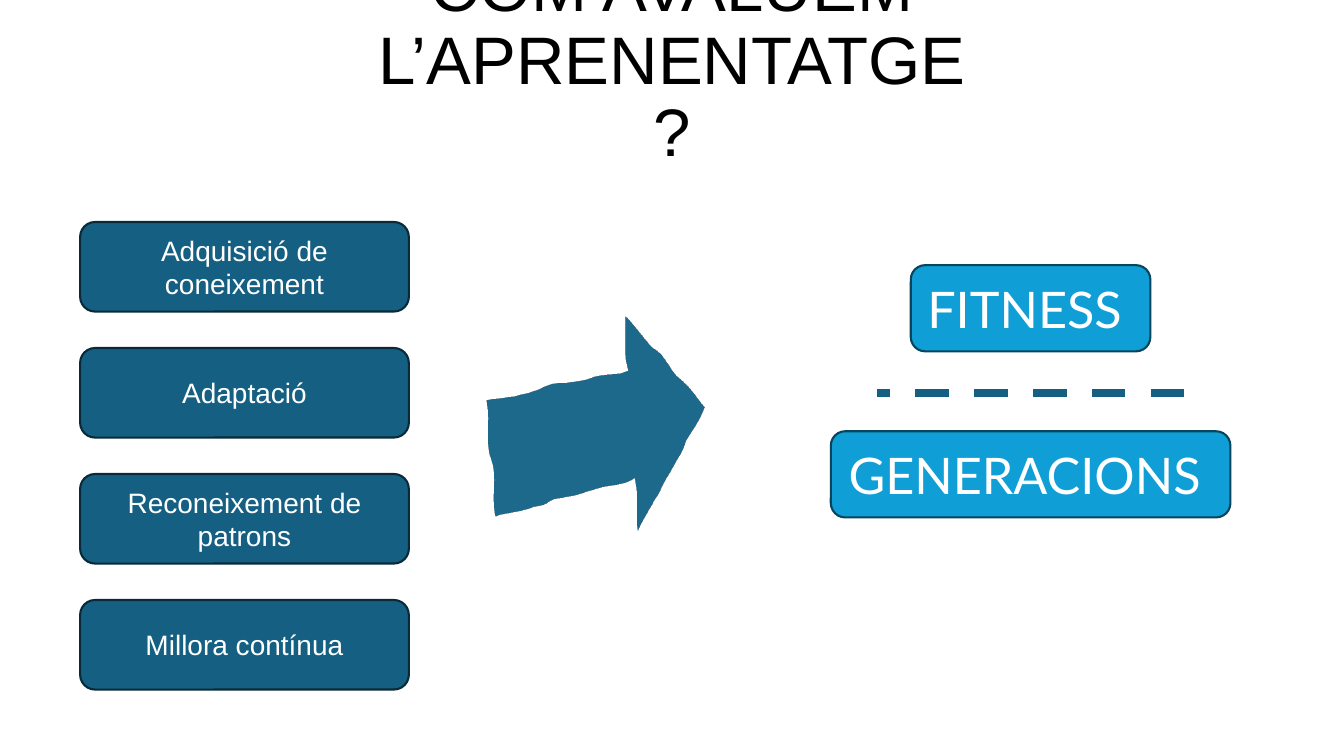
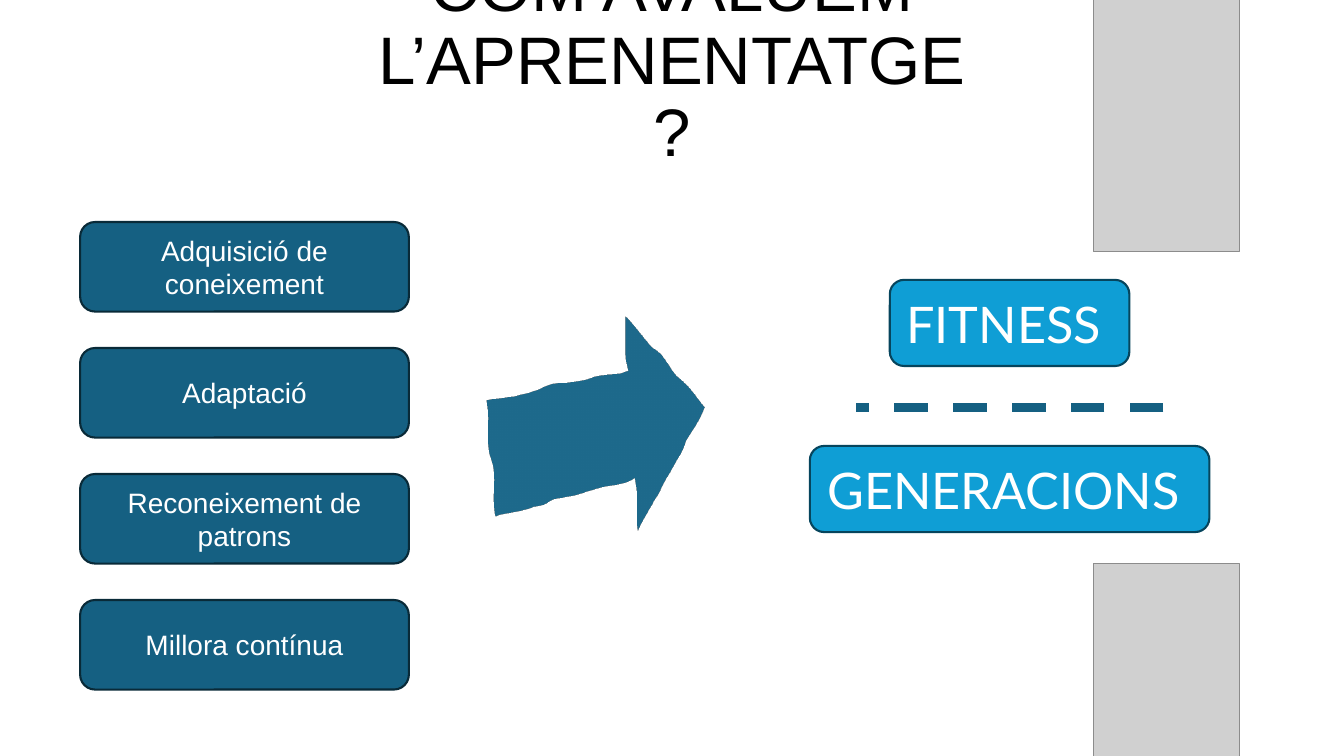
Before and after one commit to FerrerJan/Treball-de-Recerca-IA, a slide deck: slide 21 of TR_ESCRIT/PPT.pptx (slide 18 before the commit). Drawn at 1344x756 pixels with LibreOffice and Linux fonts; fonts in the diff are those of the drawing; grey boxes stand for pictures. Boxes give left, top, right and bottom in pixels: in the first picture for what was removed or moved away, otherwise in the second. Text is boxed around its words. In the diff, an @@ line names an element or a change of style, - is before the commit and + after.

```diff
--- a/TR_ESCRIT/PPT.pptx
+++ b/TR_ESCRIT/PPT.pptx
@@ picture added at box(1093, 0, 1239, 252) @@
@@ 2 rounded rectangles, 1 line: place and size @@
-2 rounded rectangles, 1 line at box(831, 265, 1230, 517)
+2 rounded rectangles, 1 line at box(810, 280, 1209, 531)
@@ picture added at box(1093, 564, 1239, 756) @@
```
Also in this commit, not shown: 42 other slides changed, 6 slides added.
